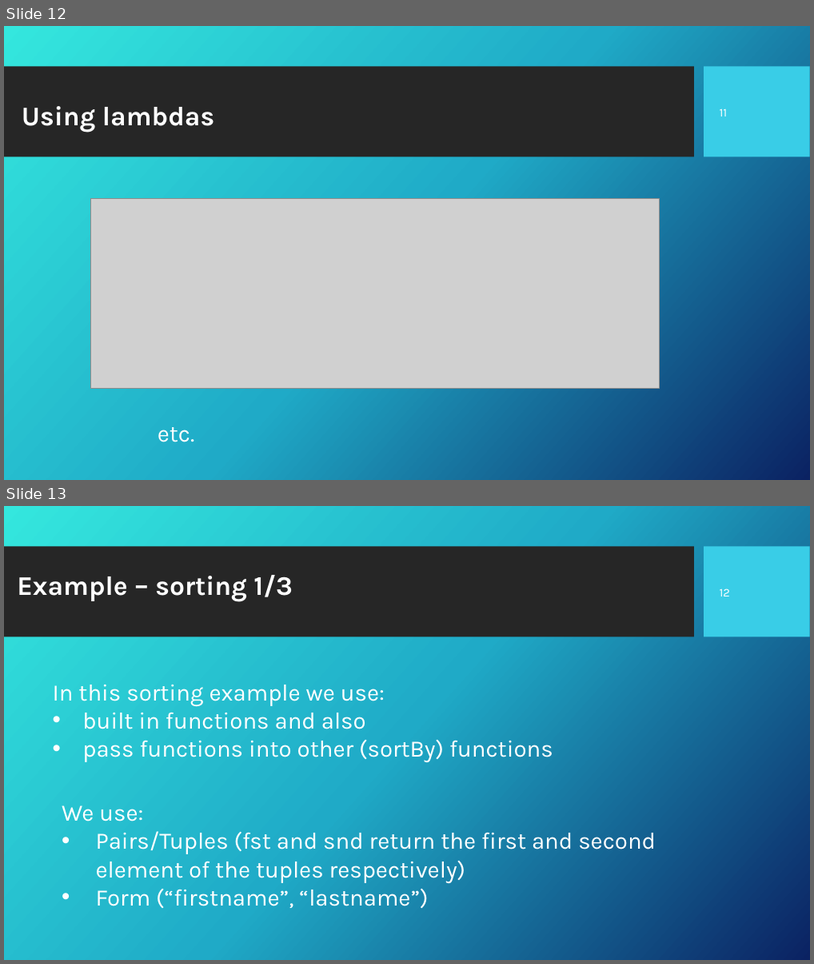
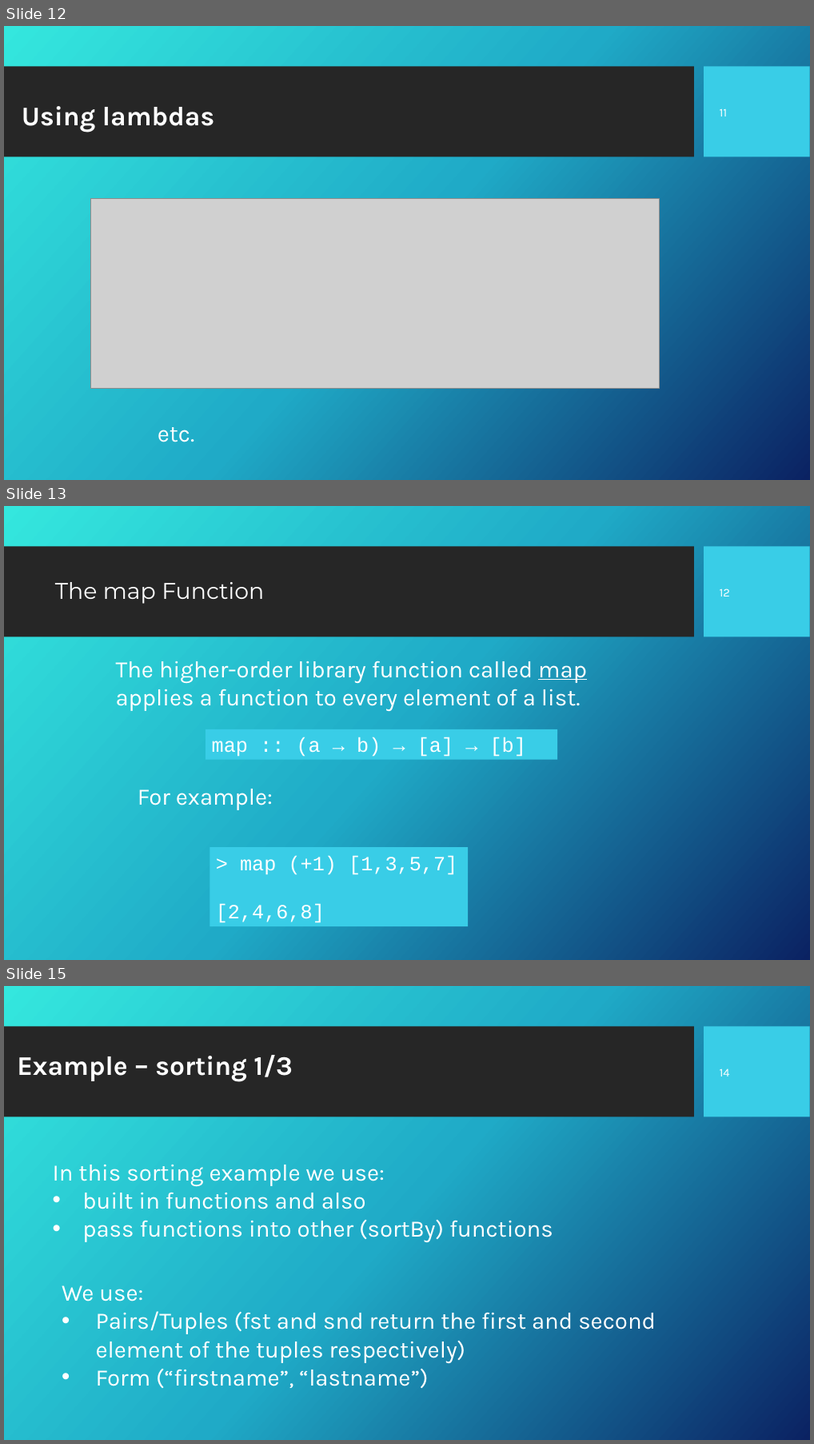
Before and after one commit to Fun-Prog-26/fun-prog-26, a slide deck: topic04-functions-and-lambda-calculus/unit-04a-lectures/wip/talk-3/c-first-class.pptx. Shown one above the other, each under a label of ours: slides 12 and 13 before the commit, slides 12, 13 and 15 after it; the slides between them are not shown. The pictures are 814x964 and 814x1444 pixels, drawn with LibreOffice and Linux fonts; fonts in the diff are those of the drawing; grey boxes stand for pictures; background and template pictures are left out. Boxes give left, top, right and bottom in pixels: in the first picture for what was removed or moved away, otherwise in the second. Text is boxed around its words. In the diff, an @@ line names an element or a change of style, - is before the commit and + after.

Commit message:
break down first class functions ppt into 2

```diff
--- a/topic04-functions-and-lambda-calculus/unit-04a-lectures/wip/talk-3/c-first-class.pptx
+++ b/topic04-functions-and-lambda-calculus/unit-04a-lectures/wip/talk-3/c-first-class.pptx
@@ slide 13 added at (4, 506, 810, 960), background picture (left out); not listed: 2 template elements that a slide beside it also shows @@
@@ title added at (55, 582, 264, 604), 27 pt, text #FFFFFF @@
+The map Function
@@ page number added at (720, 588, 730, 596), 14 pt, text #FFFFFF @@
+12
@@ text added at (116, 660, 587, 711), 28 pt, text #FFFFFF @@
+The higher-order library function called map applies a function to every element of a list.
@@ rectangle added at (206, 729, 558, 760), fill #39CDE7, 24 pt, text #FFFFFF @@
+map :: (a → b) → [a] → [b]
@@ text added at (138, 788, 273, 810), 28 pt, text #FFFFFF @@
+For example:
@@ rectangle added at (210, 847, 468, 927), fill #39CDE7, 24 pt, text #FFFFFF @@
+> map (+1) [1,3,5,7]
+[2,4,6,8]
@@ what was slide 13 is now slide 15 @@
@@ page number at (720, 1068, 730, 1076): text changed @@
-12
+14
```
Also in this commit, not shown: 1 other slide added, 13 slides removed, 13 other files.
